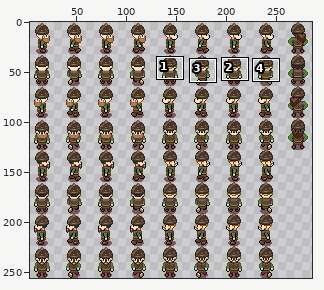
One commit to this sprite sheet: data/sprites/npc/guards_oakhaven.png. The picture above shows the old version from afar; the outline marks the close-up.
Close-up. As it was:
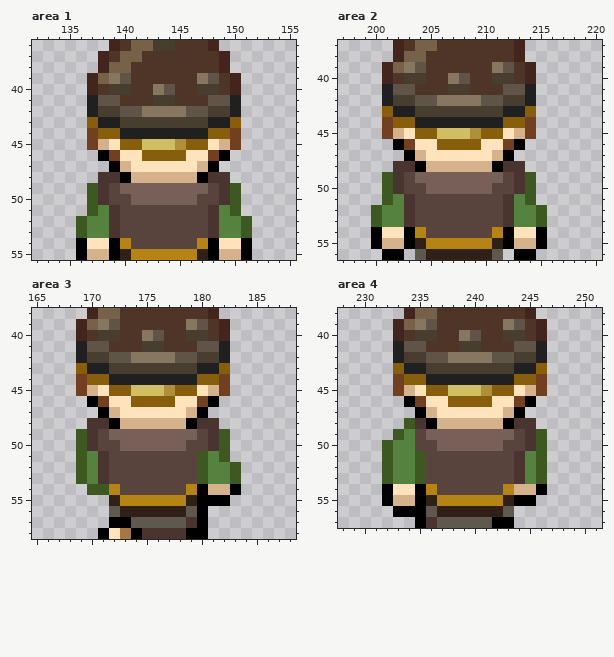
The file is 512x256 pixels. Colours within 5 levels of each other are drawn and written as one. Shown: area 1: x 132..155, y 36..55; area 2: x 197..220, y 37..56; area 3: x 165..188, y 38..58; area 4: x 228..251, y 38..57. The wide view leaves out empty margins. The commit also changed other parts of the picture, which this record leaves out.
And afterwards:
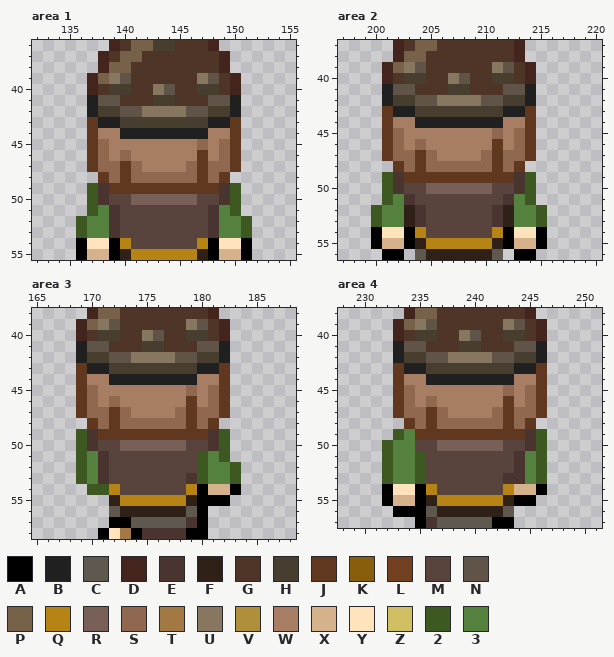
Palette (. is transparent): A #000000  B #202020  C #5f584f  D #44251e  E #49342f  F #2f2117  G #4e3528  H #483e30  J #603820  K #875f0c  L #724021  M #58443c  N #605448  P #776149  Q #b68315  R #786058  S #906850  T #a47843  U #887760  V #af8f3a  W #a77d64  X #d6b28c  Y #ffe3bd  Z #cfbf62  2 #3d5921  3 #55823e
Change:
Changed rows in their new state; - is an unchanged pixel.
Area 1:
first column x 137:
43 J------------J
44 JWW--------WWJ
45 JSWWWWWWWWSWSJ
46 JSWSWWWWWWJWSJ
47 JSSJSWWWWSJSSJ
48 -JSJSSSSSSJSJ-
49 --JJJJJJJJJJ--
Area 2:
first column x 201:
43 J------------J
44 JWW--------WWJ
45 JSWWWWWWWWSWSJ
46 JSWSWWWWWWJWSJ
47 JSSJSWWWWSJSSJ
48 -JSJSSSSSSJSJ-
49 --JJJJJJJJJJ--
52 --FE------EF--
53 --FE------EF--
Area 3:
first column x 169:
43 J------------J
44 JWW--------WWJ
45 JSWWWWWWWWSWSJ
46 JSWSWWWWWWJWSJ
47 JSSJSWWWWSJSSJ
48 -JSJSSSSSSJSJ-
49 --JJJJJJJJJJ--
first column x 179:
53 E
Area 4:
first column x 233:
43 J------------J
44 JWW--------WWJ
45 JSWWWWWWWWSWSJ
46 JSWSWWWWWWJWSJ
47 JSSJSWWWWSJSSJ
48 -JSJSSSSSSJSJ-
49 --JJJJJJJJJJ--
first column x 243:
53 E
